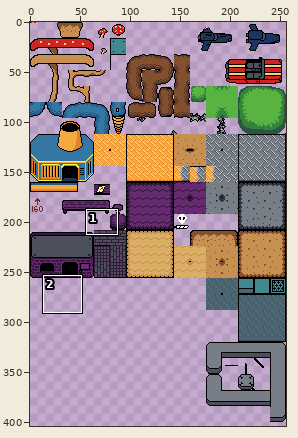
Two versions of one pixel-art file, assets/tileset.ase. Above: a wide view before the commit, with the close-up outlined.
Close-up. First the earlier version:
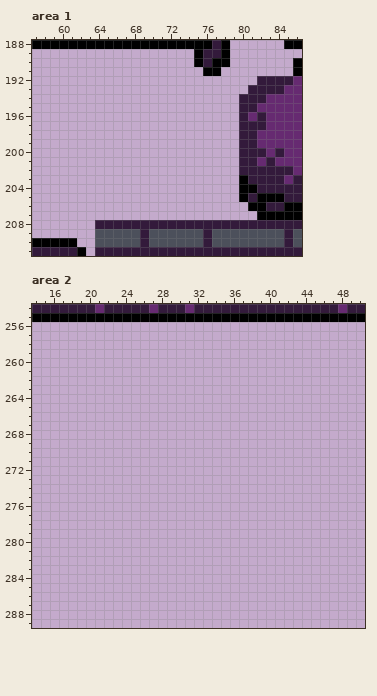
256x512 pixels, 1 frame. Shown: area 1: x 57..86, y 188..211; area 2: x 14..50, y 254..289. The wide view leaves out empty margins.
And afterwards:
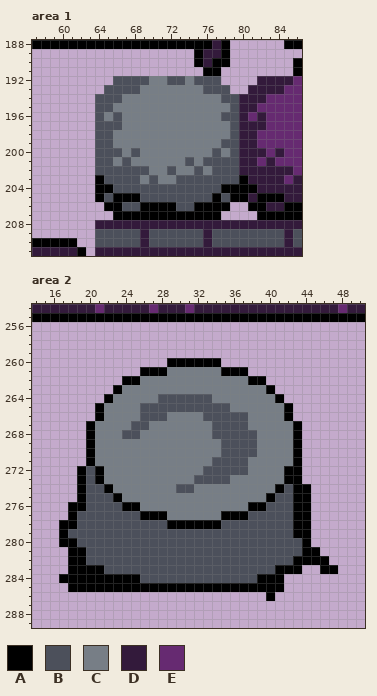
Palette (. is transparent): A #000000  B #4c505b  C #777e86  D #331a3b  E #662a71
The exact change:
Changed rows in their new state; - is an unchanged pixel.
Area 1, layer "Layer 1":
first column x 64:
192 --BBBBCCBBCBBB--
193 -BBBBCCCCCCCBBB-
194 BBBCCCCCCCCCCCBB
195 BBCCCCCCCCCCCCCB
196 BCBCCCCCCCCCCCBB
197 BBBCCCCCCCCCCCCB
198 BBCCCCCCCCCCCCCB
199 BBCCCCCCCCCCCCBB
200 BBBCBCCCCCCCCBCB
201 BBCBCCCCCCBCBBBB
202 BBBBBBCCBCCBCBBB
203 ABBBBCBCCBBBBBBB
204 AABBBBBBBBBBBBAA
205 ABAAABBBBBBBBABA
206 -AABBAAAABBAAAA-
207 --AAAAAAAAAAAA--
Area 2, layer "Layer 1":
first column x 17:
260 ------------AAAAAA-------------
261 ---------AAACCCCCCAAA----------
262 -------AACCCCCCCCCCCCAA--------
263 ------ACCCCCCCCCCCCCCCCA-------
264 -----ACCCCCBBBBBBCCCCCCCA------
265 ----ACCCCBBBBBBBBBBCCCCCCA-----
266 ----ACCCCBBBCCCCBBBBBCCCCA-----
267 ---ACCCCBBCCCCCCCBBBBCCCCCA----
268 ---ACCCBBCCCCCCCCBBBBBCCCCA----
269 ---ACCCCCCCCCCCCCCBBBBCCCCA----
270 ---ACCCCCCCCCCCCCCBBBBCCCCA----
271 ---ACCCCCCCCCCCCCBBBBCCCCCA----
272 --ABACCCCCCCCCCCBBBBBCCCCAA----
273 --ABACCCCCCCCCCBBBBCCCCCCAA----
274 --ABBACCCCCCCBBCCCCCCCCCABAA---
275 --ABBBACCCCCCCCCCCCCCCCABBAA---
276 -AABBBBAACCCCCCCCCCCCAABBBAA---
277 -ABBBBBBBAAACCCCCCAAABBBBBAA---
278 AABBBBBBBBBBAAAAAABBBBBBBBAA---
279 ABBBBBBBBBBBBBBBBBBBBBBBBBAA---
280 AABBBBBBBBBBBBBBBBBBBBBBBBBA---
281 -AABBBBBBBBBBBBBBBBBBBBBBBBAA--
282 -AABBBBBBBBBBBBBBBBBBBBBBBAAAA-
283 -AAAABBBBBBBBBBBBBBBBBBBAAA--AA
284 AAAAAAAAABBBBBBBBBBBBBAAA------
285 -AAAAAAAAAAAAAAAAAAAAAAAA------
286 -----------------------A-------
Boxes around the changes in both close-ups, in picture pixels (x1, y1, x2, y2):
added: (95, 76, 239, 220)
added: (59, 358, 338, 601)
